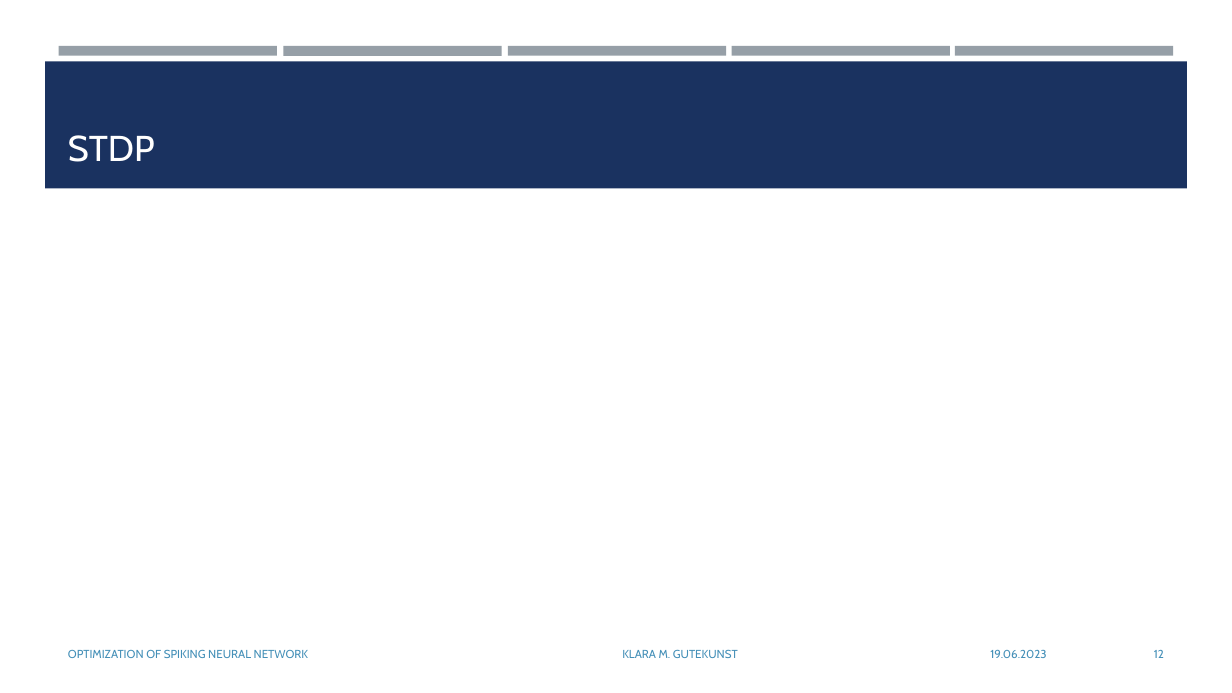
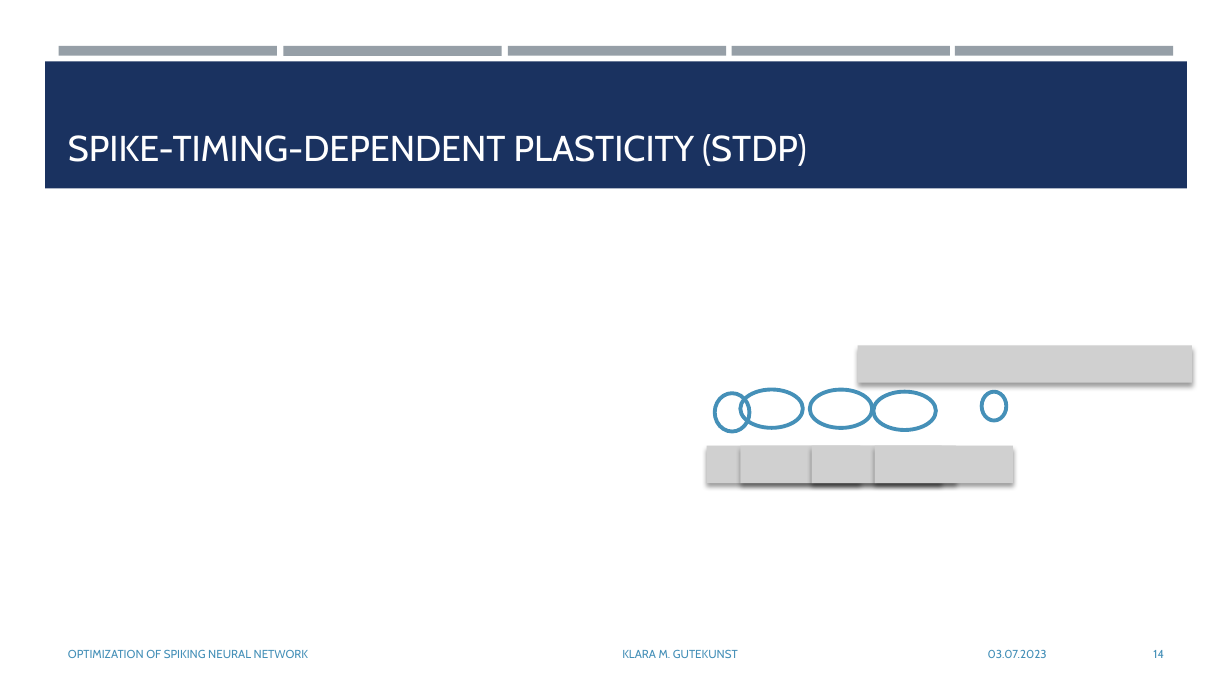
Before and after one commit to KlaraGtknst/bachelor-seminar-kde, a slide deck: slide 14 of Gutekunst_Seminar_KDE.pptx (slide 12 before the commit). Drawn at 1232x693 pixels with LibreOffice and Linux fonts; fonts in the diff are those of the drawing; grey boxes stand for pictures. Boxes give left, top, right and bottom in pixels: in the first picture for what was removed or moved away, otherwise in the second. Text is boxed around its words. In the diff, an @@ line names an element or a change of style, - is before the commit and + after.

Commit message:
feat: STDP presentation

```diff
--- a/Gutekunst_Seminar_KDE.pptx
+++ b/Gutekunst_Seminar_KDE.pptx
@@ title at (x1=68, y1=134, x2=807, y2=166): text changed @@
-STDP
+SPIKE-TIMING-DEPENDENT PLASTICITY (STDP)
@@ picture added at (x1=858, y1=346, x2=1192, y2=383) @@
@@ ellipse added at (x1=715, y1=394, x2=750, y2=433), outline #4590B8 3 pt @@
@@ ellipse added at (x1=740, y1=390, x2=803, y2=429), outline #4590B8 3 pt @@
@@ ellipse added at (x1=810, y1=390, x2=872, y2=429), outline #4590B8 3 pt @@
@@ ellipse added at (x1=873, y1=392, x2=936, y2=431), outline #4590B8 3 pt @@
@@ ellipse added at (x1=982, y1=392, x2=1006, y2=421), outline #4590B8 3 pt @@
@@ picture added at (x1=707, y1=445, x2=860, y2=482) @@
@@ picture added at (x1=740, y1=445, x2=942, y2=482) @@
@@ picture added at (x1=811, y1=445, x2=956, y2=482) @@
@@ picture added at (x1=875, y1=445, x2=1014, y2=482) @@
@@ text at (x1=988, y1=650, x2=1047, y2=658): text changed @@
-19.06.2023
+03.07.2023
@@ page number at (x1=1153, y1=650, x2=1164, y2=658): text changed @@
-12
+14
```
Also in this commit, not shown: 16 other slides changed, 2 slides added.
